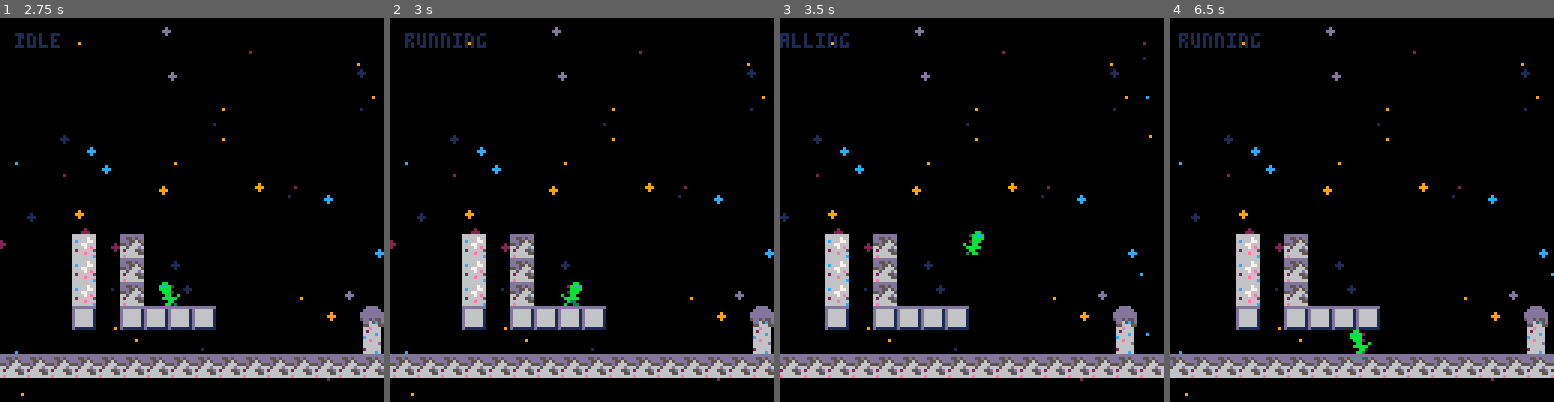
Above: before the commit, frames 1-4 (left to right).
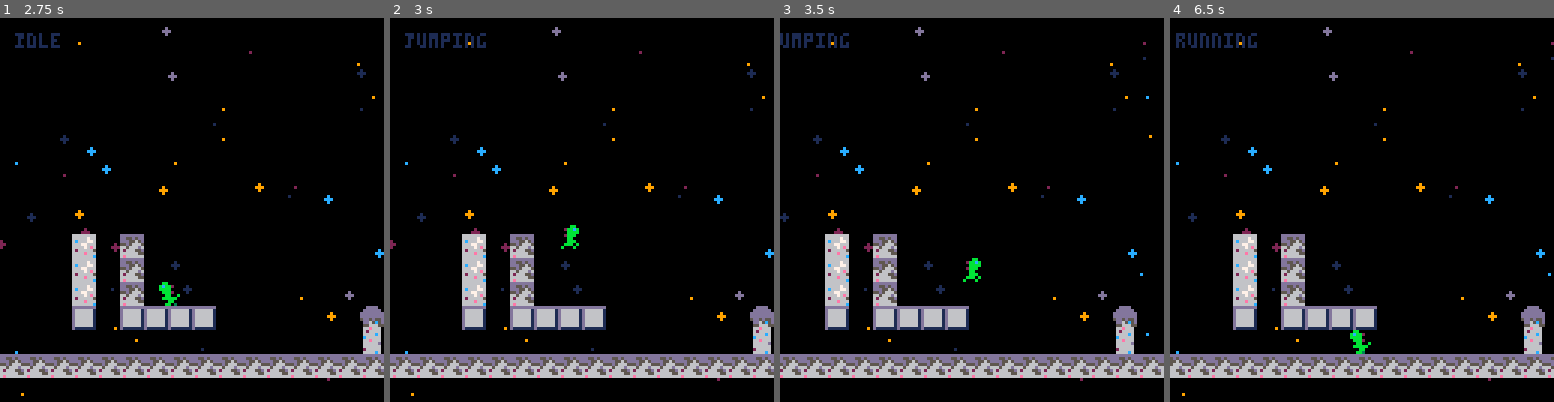
Above: after the commit, the same moments.

Repository: barddev/moonshot
Game: PICO-8 cartridge moonshot.p8
Two runs of this game, one before a commit and one after it. Both use one fixed random seed, a clock stepped at 60 frames per second and the inputs below.
Inputs:
- Up to frame 1 (2.75 s): tap O (Z key) at 0.33, 0.7, 1.43, 2.22 s; tap X (X key) at 1.07, 2.07, 2.4, 2.73 s; hold Left 1.97-2.37 s; hold Down from 2.42 s (still down)
- Up to frame 2 (3 s): release Down at 2.82 s; hold Right from 2.87 s (still down)
- Up to frame 3 (3.5 s): keep holding Right; tap X (X key) at 3.07, 3.4 s; tap O (Z key) at 3.1 s
- Up to frame 4 (6.5 s): release Right at 3.53 s; hold Up 3.58-4.08 s; tap X (X key) every 0.33 s from 3.73 to 6.4 s; tap O (Z key) at 3.98, 4.87, 5.75 s; hold Right 4.13-4.53 s; hold Down 4.58-5.08 s; hold Left 5.13-5.8 s; hold Up 5.85-6.18 s; hold Left from 6.23 s (still down)

Frame 1 is identical in both runs. In frame 2, 0.4% of the frame differs, in the area x 3-50%, y 3-75%; in frame 3, 0.4%; in frame 4, 6.4%, in the area x 0-100%, y 2-99%.

Commit message:
jump works!!!!

Diff:
--- a/moonshot.p8
+++ b/moonshot.p8
@@ -195,11 +196,12 @@
   --todo revisit this
   --and add variable jumping
   --add buffered jumping
-  p.grounded_press-=60
+  p.grounded_press-=0.017
   if p.grounded then
     p.grounded_press=p.grounded_press_time
   end
-  p.jump_press-=60
+--   p.jump_press-=60
+  p.jump_press-=0.017
   if btnp(btn_x) then
     p.jump_press=p.jump_press_time
   end
